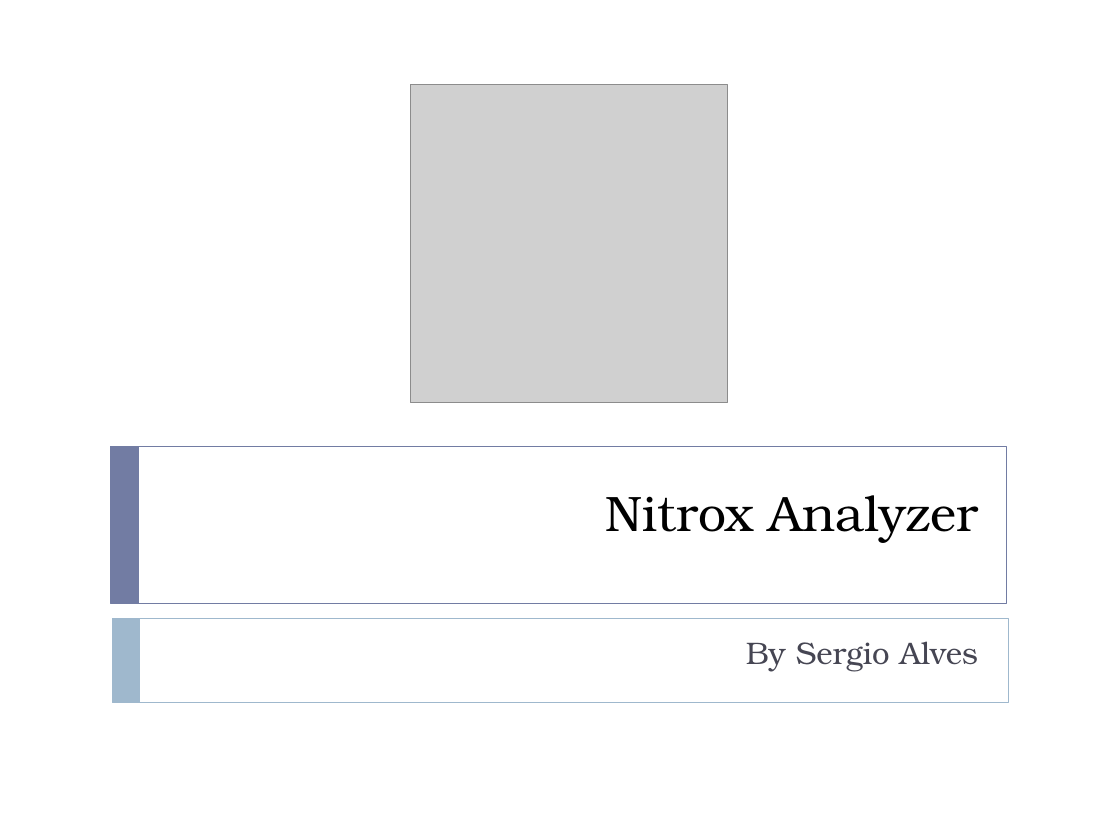
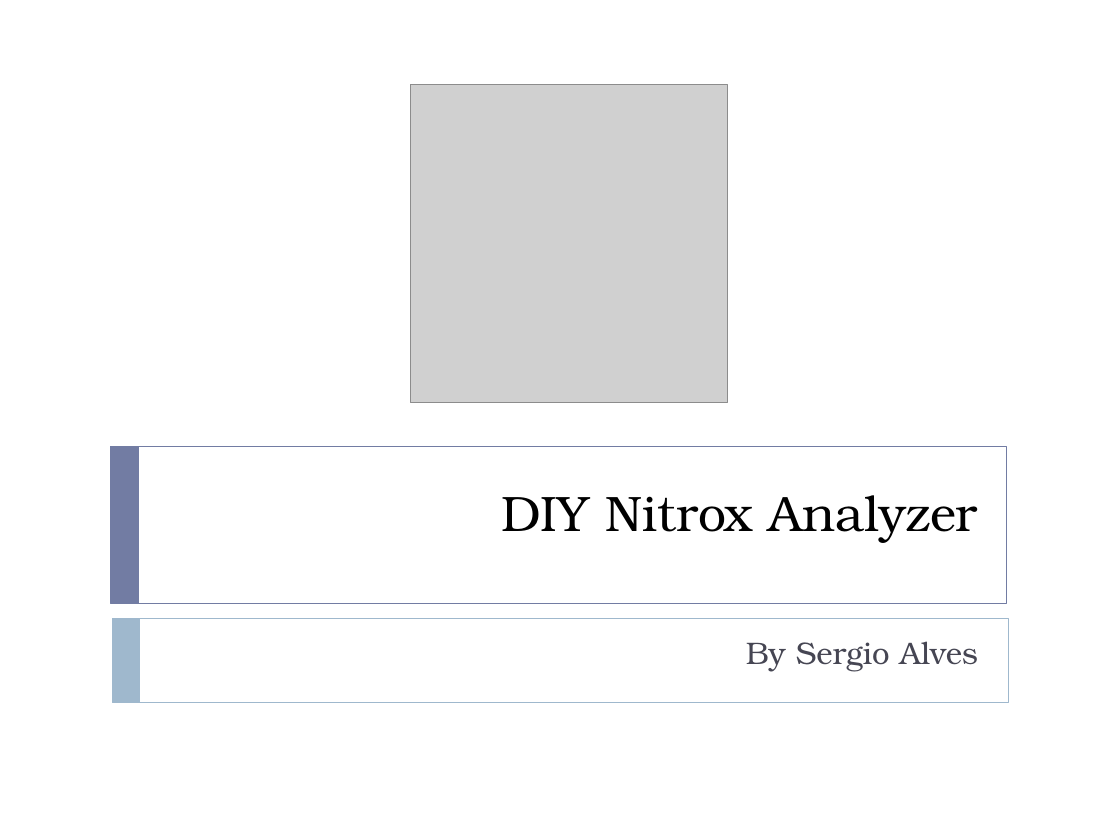
Before and after one commit to sergio-alves/NitroxAnalyzer, a slide deck: slide 1 of docs/nitrox-analyzer.pptx. Drawn at 1120x840 pixels with LibreOffice and Linux fonts; fonts in the diff are those of the drawing; grey boxes stand for pictures. Boxes give left, top, right and bottom in pixels: in the first picture for what was removed or moved away, otherwise in the second. Text is boxed around its words. In the diff, an @@ line names an element or a change of style, - is before the commit and + after.

Commit message:
Added small presentation

```diff
--- a/docs/nitrox-analyzer.pptx
+++ b/docs/nitrox-analyzer.pptx
@@ title at box(501, 495, 978, 543): text changed @@
-Nitrox Analyzer
+DIY Nitrox Analyzer
```
Also in this commit, not shown: 10 slides added, 2 slides removed, 1 other file.
